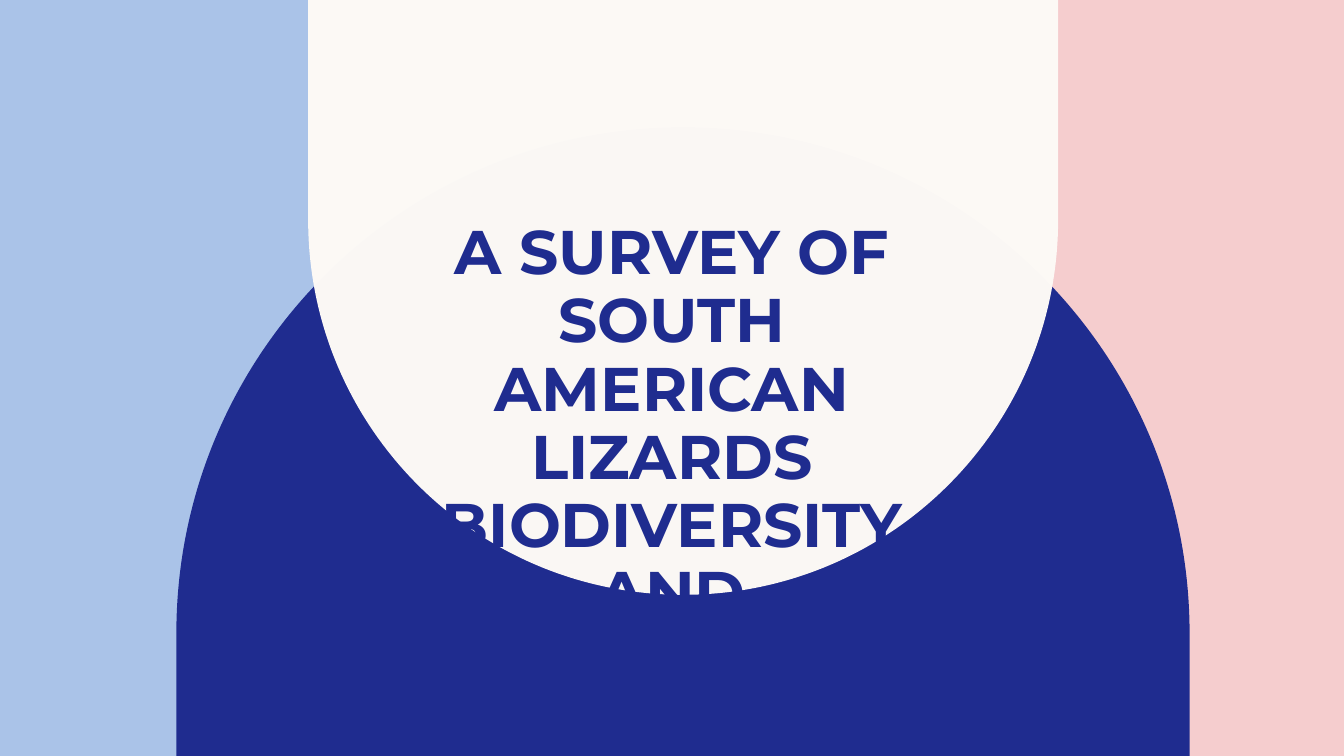
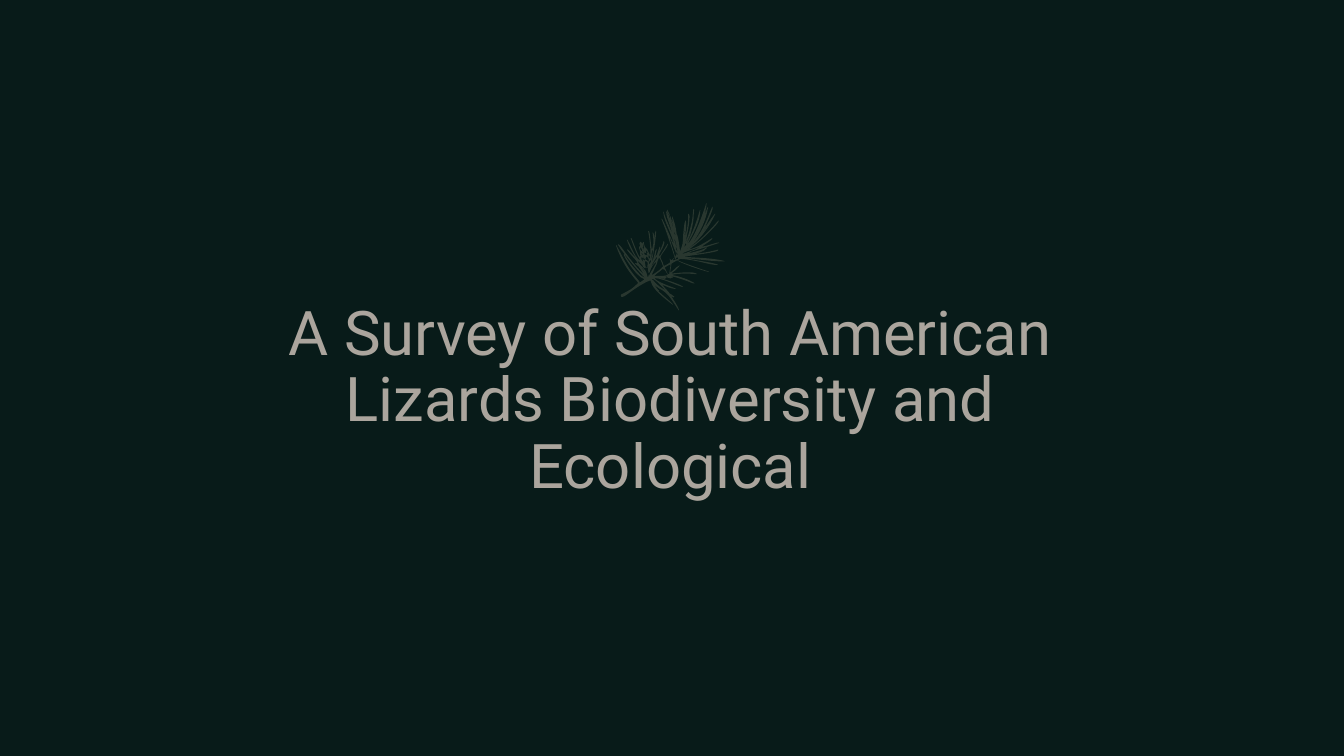
Before and after one commit to umarrasool15/Research2SlidesWebApp, a slide deck: slide 1 of src/main/resources/content/output/A Survey of South American Lizards Biodiversity and Ecological.pptx. Drawn at 1344x756 pixels with LibreOffice and Linux fonts; fonts in the diff are those of the drawing. Boxes give left, top, right and bottom in pixels: in the first picture for what was removed or moved away, otherwise in the second. Text is boxed around its words. In the diff, an @@ line names an element or a change of style, - is before the commit and + after.

Commit message:
updated powerpoint templates to a smaller text size to better accomodate longer titles

```diff
--- a/src/main/resources/content/output/A Survey of South American Lizards Biodiversity and Ecological.pptx
+++ b/src/main/resources/content/output/A Survey of South American Lizards Biodiversity and Ecological.pptx
@@ background #F5CDCE to #081B19 @@
@@ freeform shape removed at (0,0,584,756) @@
@@ freeform shape removed at (309,0,1059,595) @@
@@ freeform shape removed at (176,127,1190,756) @@
@@ freeform shape added at (601,197,740,325), fill #313E35 at 82% opacity @@
@@ title "A Survey of South American ..." at (289,308,1051,501): vertical alignment top to bottom @@
@@ title at (289,308,1051,501): text changed; font Montserrat to Roboto; text colour #1F2C8F to #E2D4CA at 75% opacity; bold off @@
-A SURVEY OF SOUTH AMERICAN LIZARDS BIODIVERSITY AND ECOLOGICAL
+A Survey of South American Lizards Biodiversity and Ecological
```
Also in this commit, not shown: 8 other slides changed, 9 other files.
